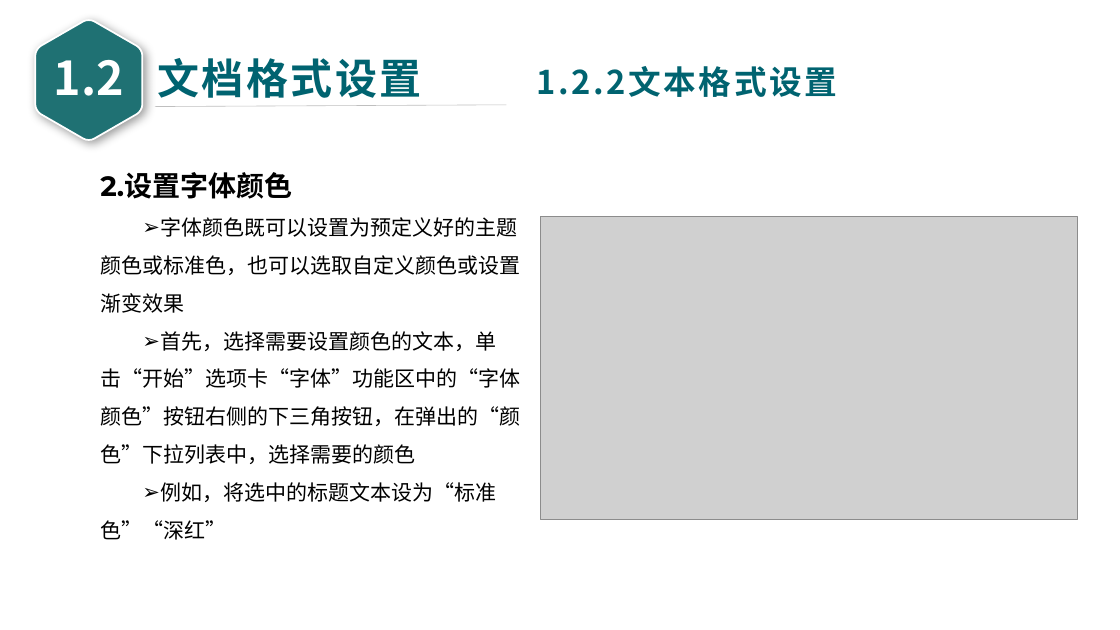
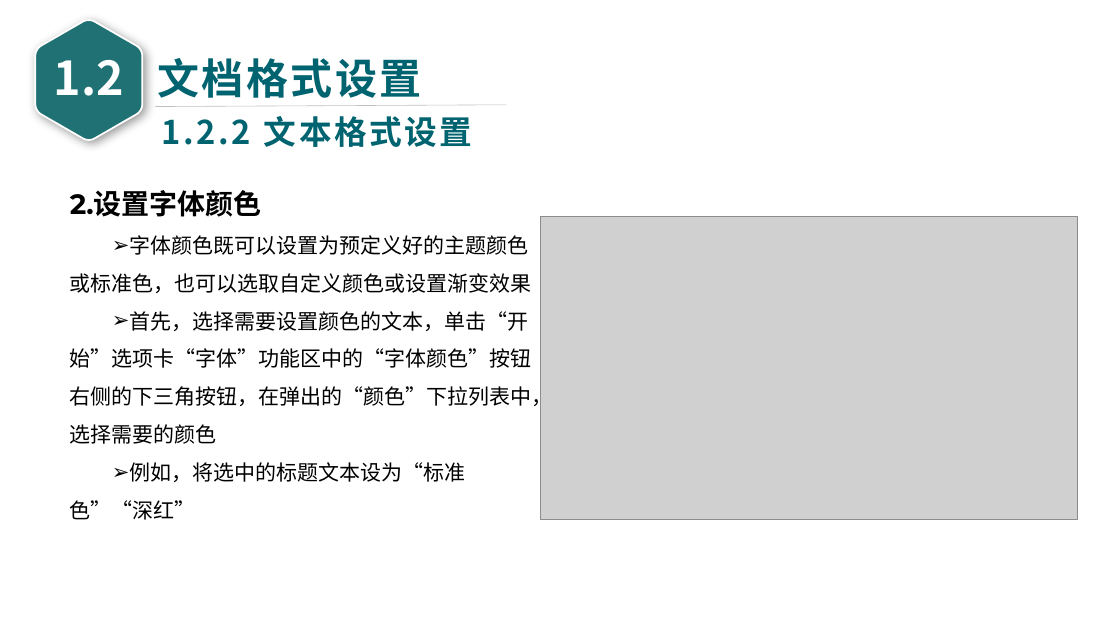
Before and after one commit to glplaman/glplaman.github.io, a slide deck: slide 35 of office/file/wps PPT/第1章 WPS文字文档编辑 - glpla.pptx. Drawn at 1120x630 pixels with LibreOffice and Linux fonts; fonts in the diff are those of the drawing; grey boxes stand for pictures. Boxes give left, top, right and bottom in pixels: in the first picture for what was removed or moved away, otherwise in the second. Text is boxed around its words. In the diff, an @@ line names an element or a change of style, - is before the commit and + after.

```diff
--- a/office/file/wps PPT/第1章 WPS文字文档编辑 - glpla.pptx
+++ b/office/file/wps PPT/第1章 WPS文字文档编辑 - glpla.pptx
@@ text removed at bbox=[537, 66, 838, 97] @@
-1.2.2文本格式设置
@@ text added at bbox=[162, 116, 473, 147], 28 pt, text #006370, bold @@
+1.2.2 文本格式设置
@@ text "2.设置字体颜色" rewrapped from bbox=[100, 172, 520, 540] to bbox=[70, 190, 553, 520] @@
```
Also in this commit, not shown: 91 other slides changed, 9 other files.
